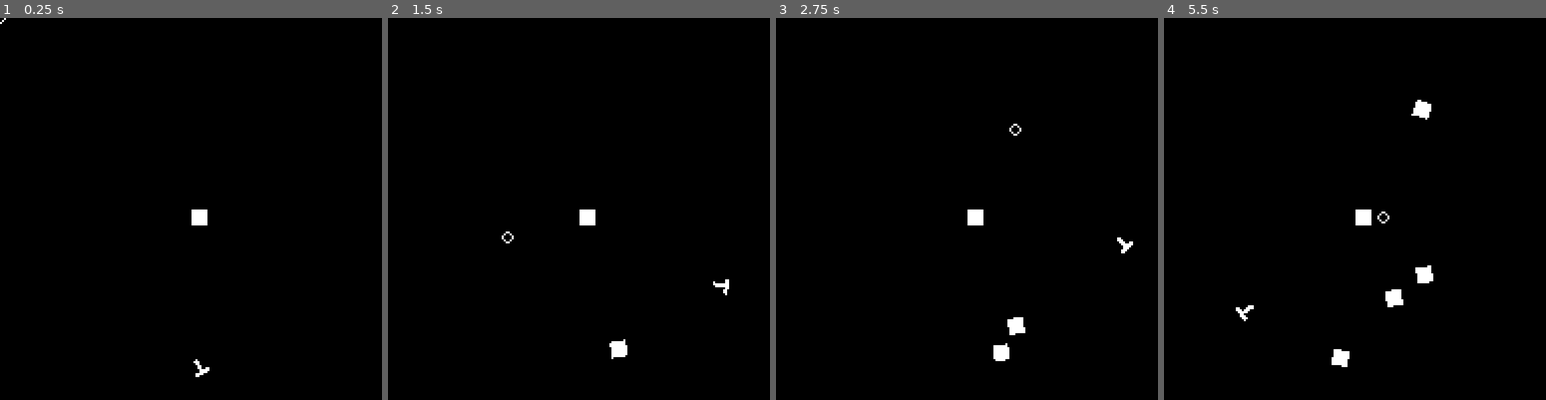
Above: before the commit, frames 1-4 (left to right).
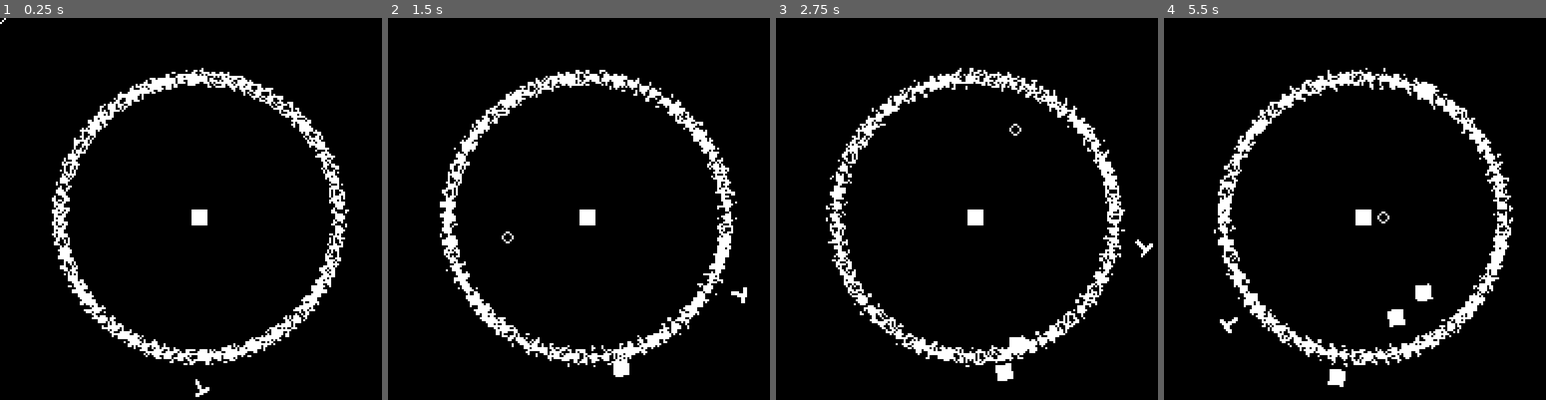
Above: after the commit, the same moments.

Repository: leogeier/amalgamage
Game: Godot game, scene res://scenes/Arena/Arena.tscn
The game is run twice, just before and just after one commit, with the same random seed, the same clock (stepped at 60 frames per second) and the same inputs.
Inputs (mouse positions are in pixels of both pictures, inside the frame that each line leads up to):
- Up to frame 1 (0.25 s): no input
- Up to frame 2 (1.5 s): move the mouse to (674, 197) at 0.52 s; hold Right (ui_right) 0.53-1.28 s; tap Space (shoot) at 0.6, 1.35 s; move the mouse to (506, 235) at 1.27 s; hold Left (ui_left) from 1.28 s (still down)
- Up to frame 3 (2.75 s): move the mouse to (1016, 128) at 2.02 s; release Left (ui_left) at 2.03 s; hold Right (ui_right) from 2.03 s (still down); tap Space (shoot) at 2.1 s
- Up to frame 4 (5.5 s): move the mouse to (1343, 296) at 2.77 s; tap Space (shoot) every 0.75 s from 2.85 to 5.1 s; move the mouse to (1484, 277) at 3.52 s; release Right (ui_right) at 3.53 s; hold Left (ui_left) from 3.53 s (still down); move the mouse to (1244, 159) at 4.27 s; move the mouse to (1381, 216) at 5.02 s

The runs differ from the first frame. In frame 1, 6.2% of the frame differs, in the area x 13-92%, y 13-100%; in frame 2, 6.4%; in frame 3, 6.4%; in frame 4, 7.4%, in the area x 13-92%, y 13-97%.

Commit message:
border with game over animation

Diff:
--- a/ld-46/scenes/Amalgam/Amalgam.gd
+++ b/ld-46/scenes/Amalgam/Amalgam.gd
@@ -6,6 +6,10 @@
 var block_grid = {}
 var last_shape_offset = Vector2(0,0)
 var last_center_sum = Vector2(0,0)
+var game_over = false
+var game_over_start
+var game_over_duration = 3000
+var border
 
 const cell_length = 8.0
 const cell_dim = Vector2(cell_length, cell_length)
@@ -136,7 +140,24 @@
 	mass = 0.00001
 	inertia = 1000
 	add_block_local("center", Vector2(0,0), false)
+	var border_group = get_tree().get_nodes_in_group("border")
+	if !border_group.empty():
+		border = border_group[0]
 
+func _process(delta):
+	if border == null:
+		return
 
-#func _process(delta):
-#	pass
+	if !game_over and \
+		(border.position - position).length() > border.radius:
+		game_over = true
+		$GameOverSprite.show()
+		game_over_start = OS.get_ticks_msec()
+
+	if game_over:
+		if $GameOverSprite.scale.x < 3:
+			$GameOverSprite.scale *= 1.15
+		else:
+			$GameOverSprite.position = to_local(Vector2())
+		if game_over_start + game_over_duration < OS.get_ticks_msec():
+			print("switch scenes")
--- a/ld-46/scenes/Amalgam/Amalgam.tscn
+++ b/ld-46/scenes/Amalgam/Amalgam.tscn
@@ -1,6 +1,7 @@
-[gd_scene load_steps=2 format=2]
+[gd_scene load_steps=3 format=2]
 
 [ext_resource path="res://scenes/Amalgam/Amalgam.gd" type="Script" id=1]
+[ext_resource path="res://scenes/Amalgam/circle.png" type="Texture" id=2]
 
 [node name="Amalgam" type="RigidBody2D" groups=[
 "amalgam",
@@ -11,3 +12,8 @@
 
 [node name="CollisionPolygon2D" type="CollisionPolygon2D" parent="."]
 polygon = PoolVector2Array( 0, 0, 0, 0, 0, 0 )
+
+[node name="GameOverSprite" type="Sprite" parent="."]
+visible = false
+scale = Vector2( 0.00338998, 0.00338998 )
+texture = ExtResource( 2 )
--- a/ld-46/scenes/Arena/Arena.tscn
+++ b/ld-46/scenes/Arena/Arena.tscn
@@ -1,19 +1,26 @@
-[gd_scene load_steps=5 format=2]
+[gd_scene load_steps=6 format=2]
 
 [ext_resource path="res://scenes/Shooter/Shooter.tscn" type="PackedScene" id=1]
 [ext_resource path="res://scenes/Arena/Arena.gd" type="Script" id=2]
 [ext_resource path="res://scenes/Amalgam/Amalgam.tscn" type="PackedScene" id=3]
 [ext_resource path="res://scenes/Cursor/Cursor.tscn" type="PackedScene" id=4]
+[ext_resource path="res://scenes/Border/Border.tscn" type="PackedScene" id=5]
 
 [node name="Arena" type="Node2D" groups=[
 "arena",
 ]]
 script = ExtResource( 2 )
 
-[node name="Cursor" parent="." instance=ExtResource( 4 )]
-
 [node name="Shooter" parent="." instance=ExtResource( 1 )]
 position = Vector2( 100, 100 )
+radius = 85.0
 
 [node name="Amalgam" parent="." instance=ExtResource( 3 )]
 position = Vector2( 100, 100 )
+
+[node name="Border" parent="." instance=ExtResource( 5 )]
+position = Vector2( 100, 100 )
+radius = 70.0
+num_sprites = 70
+
+[node name="Cursor" parent="." instance=ExtResource( 4 )]
--- /dev/null
+++ b/ld-46/scenes/Border/AnimatedSprite.gd
@@ -0,0 +1,19 @@
+extends AnimatedSprite
+
+
+var rot_speed
+var initial_wait
+var start_time
+
+
+func _ready():
+	frame = randi() % 4
+	rot_speed = rand_range(-1, 1)
+	initial_wait = randi() % 1000
+	start_time = OS.get_ticks_msec()
+
+func _process(delta):
+	if start_time + initial_wait < OS.get_ticks_msec():
+		playing = true
+
+	rotate(rot_speed * delta)
--- /dev/null
+++ b/ld-46/scenes/Border/Border.gd
@@ -0,0 +1,18 @@
+extends Node2D
+
+
+export(float) var radius = 150
+export(int) var num_sprites = 100
+
+
+func _ready():
+	$Area2D/CollisionShape2D.shape.radius = radius
+
+	$ProtoAnimation/AnimatedSprite.position = Vector2(radius, 0)
+	var angle_delta = 2 * PI / num_sprites
+	for i in range(num_sprites):
+		var new_sprite = $ProtoAnimation.duplicate()
+		new_sprite.rotate(i * angle_delta)
+		add_child(new_sprite)
+
+	$ProtoAnimation.hide()
--- /dev/null
+++ b/ld-46/scenes/Border/Border.tscn
@@ -0,0 +1,35 @@
+[gd_scene load_steps=9 format=2]
+
+[ext_resource path="res://scenes/Border/Border.gd" type="Script" id=1]
+[ext_resource path="res://scenes/Border/border1.png" type="Texture" id=2]
+[ext_resource path="res://scenes/Border/border2.png" type="Texture" id=3]
+[ext_resource path="res://scenes/Border/border4.png" type="Texture" id=4]
+[ext_resource path="res://scenes/Border/border3.png" type="Texture" id=5]
+[ext_resource path="res://scenes/Border/AnimatedSprite.gd" type="Script" id=6]
+
+[sub_resource type="CircleShape2D" id=1]
+
+[sub_resource type="SpriteFrames" id=2]
+animations = [ {
+"frames": [ ExtResource( 2 ), ExtResource( 3 ), ExtResource( 5 ), ExtResource( 4 ) ],
+"loop": true,
+"name": "default",
+"speed": 5.0
+} ]
+
+[node name="Border" type="Node2D" groups=[
+"border",
+]]
+script = ExtResource( 1 )
+
+[node name="Area2D" type="Area2D" parent="."]
+
+[node name="CollisionShape2D" type="CollisionShape2D" parent="Area2D"]
+shape = SubResource( 1 )
+
+[node name="ProtoAnimation" type="Node2D" parent="."]
+
+[node name="AnimatedSprite" type="AnimatedSprite" parent="ProtoAnimation"]
+frames = SubResource( 2 )
+frame = 1
+script = ExtResource( 6 )
Binary file added: ld-46/scenes/Amalgam/circle.png
Not shown, added: ld-46/scenes/Amalgam/circle.png.import
Binary file added: ld-46/scenes/Border/border1.png
Not shown, added: ld-46/scenes/Border/border1.png.import
Binary file added: ld-46/scenes/Border/border2.png
Not shown, added: ld-46/scenes/Border/border2.png.import
Binary file added: ld-46/scenes/Border/border3.png
Not shown, added: ld-46/scenes/Border/border3.png.import
Binary file added: ld-46/scenes/Border/border4.png
Not shown, added: ld-46/scenes/Border/border4.png.import
Not shown, added: assets/border.psd
Not shown, added: assets/circle.psd
